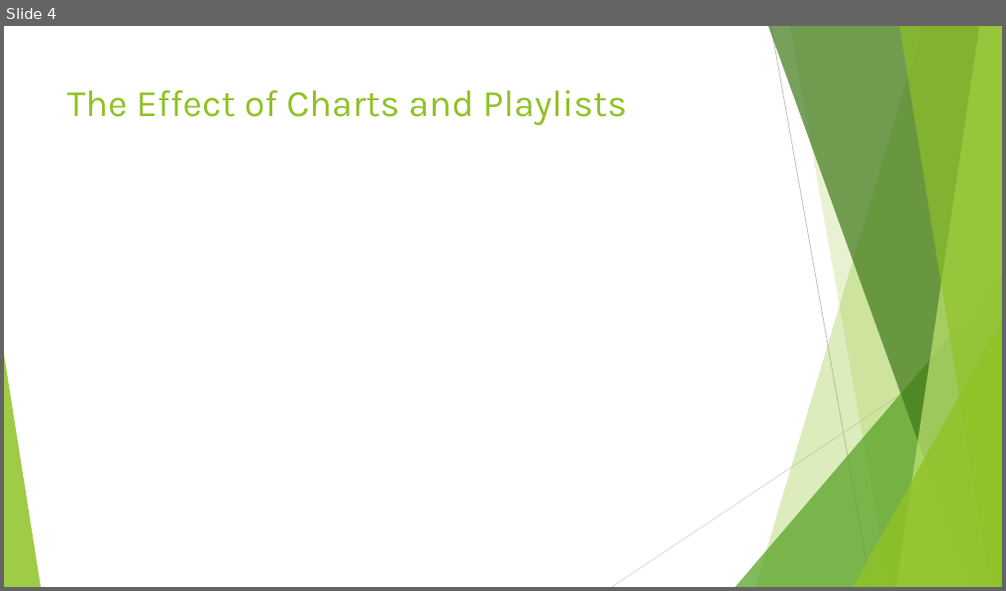
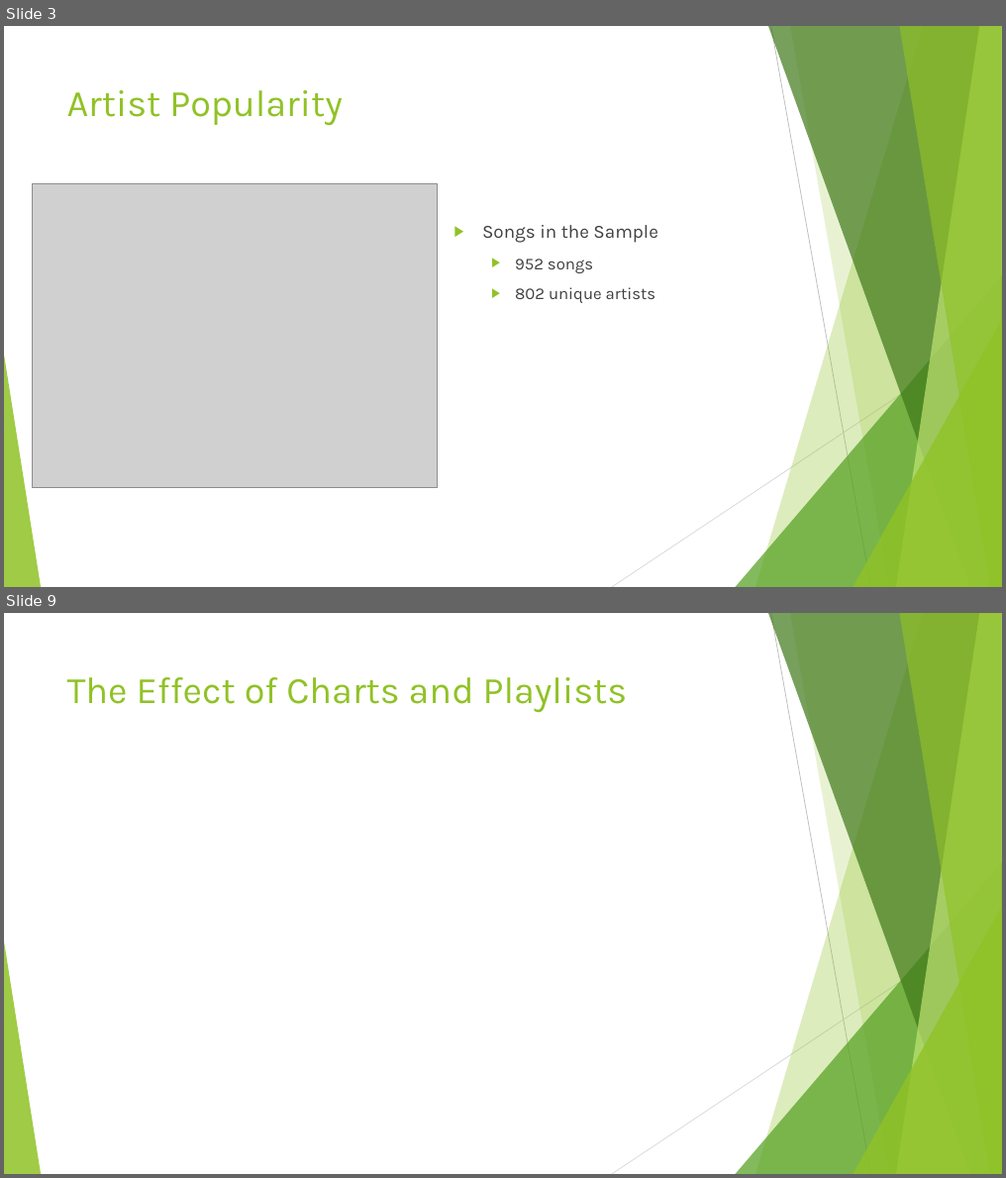
Before and after one commit to d6kramer/project-1-group-08, a slide deck: Project_1_Spotify_2023_Analysis.pptx. Shown one above the other, each under a label of ours: slide 4 before the commit, slides 3 and 9 after it; the slides between them are not shown. The pictures are 1006x591 and 1006x1178 pixels, drawn with LibreOffice and Linux fonts; fonts in the diff are those of the drawing; grey boxes stand for pictures. Boxes give left, top, right and bottom in pixels: in the first picture for what was removed or moved away, otherwise in the second. Text is boxed around its words. In the diff, an @@ line names an element or a change of style, - is before the commit and + after.

```diff
--- a/Project_1_Spotify_2023_Analysis.pptx
+++ b/Project_1_Spotify_2023_Analysis.pptx
@@ slide 3 added at <box>4,26,1002,587</box>, background #FFFFFF; not listed: 10 template elements that a slide beside it also shows @@
@@ title added at <box>67,90,343,126</box>, 36 pt, text #90C226 @@
+Artist Popularity
@@ picture added at <box>33,184,438,488</box> @@
@@ text added at <box>482,225,658,303</box>, 16 pt, text #404040 @@
+▶ Songs in the Sample
+  ▶ 952 songs
+  ▶ 802 unique artists
@@ what was slide 4 is now slide 9 @@
```
Also in this commit, not shown: 1 slide changed, 4 other slides added, 3 other files.
